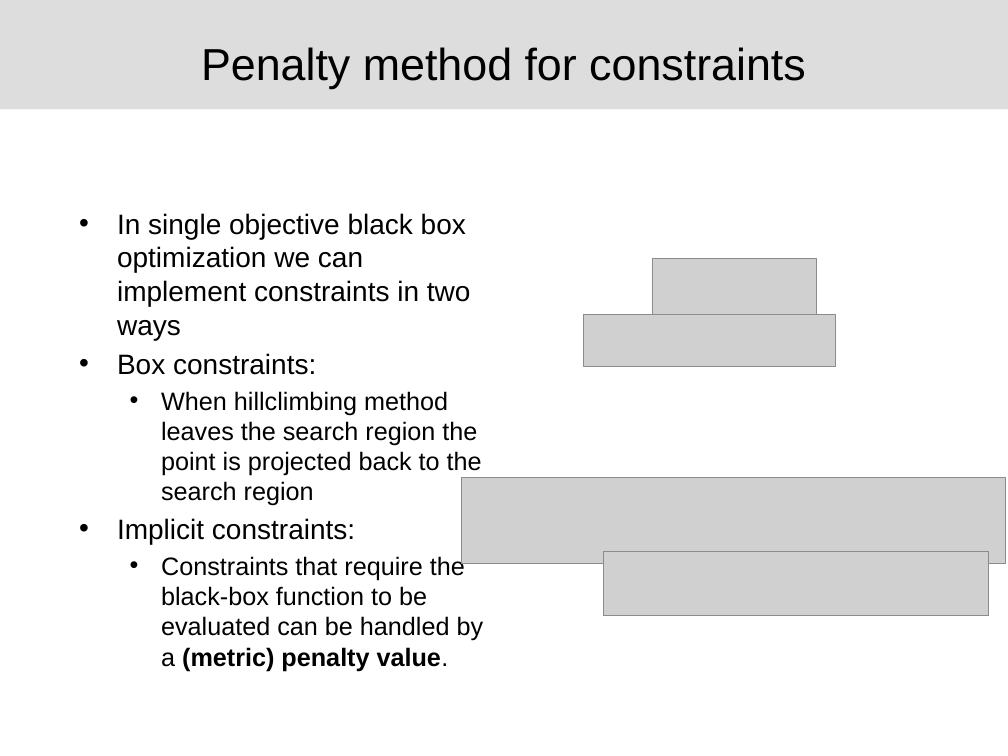
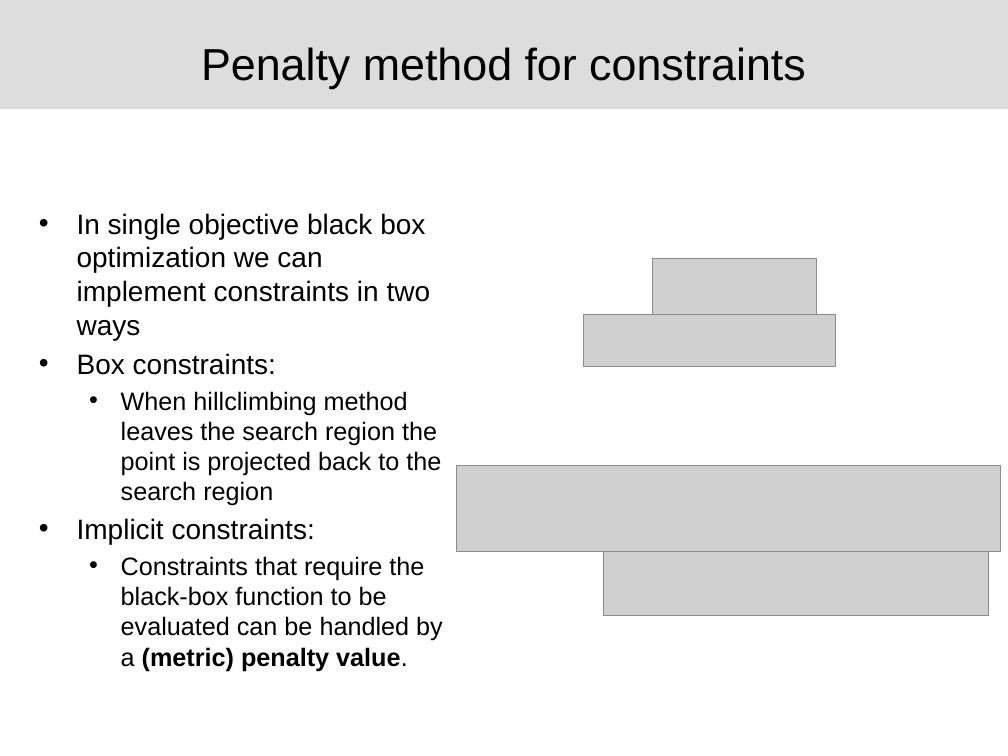
Before and after one commit to industrial-optimization-group/JSS30-COM3-Course, a slide deck: slide 7 of Day02Practical/day02-exercise.pptx. Drawn at 1008x756 pixels with LibreOffice and Linux fonts; fonts in the diff are those of the drawing; grey boxes stand for pictures; background and template pictures are left out. Boxes give left, top, right and bottom in pixels: in the first picture for what was removed or moved away, otherwise in the second. Text is boxed around its words. In the diff, an @@ line names an element or a change of style, - is before the commit and + after.

```diff
--- a/Day02Practical/day02-exercise.pptx
+++ b/Day02Practical/day02-exercise.pptx
@@ text "In single objective black box ...": place and size @@
-text "In single objective black box ..." at (117,213,484,671)
+text "In single objective black box ..." at (77,213,443,671)
@@ picture: place and size @@
-picture at (462,478,1005,563)
+picture at (457,466,1000,551)
```
Also in this commit, not shown: 3 other slides changed, 1 other file.
